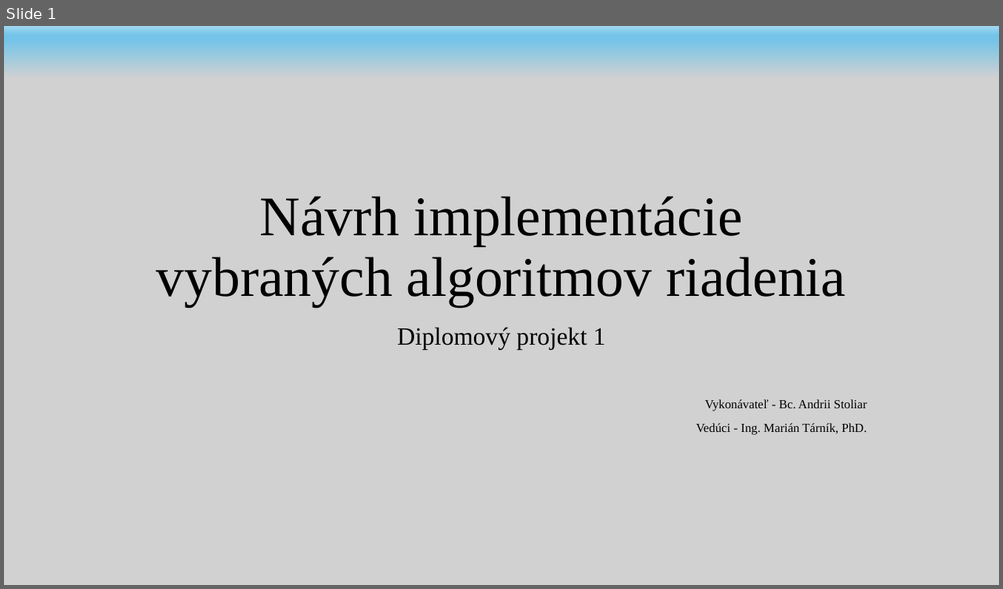
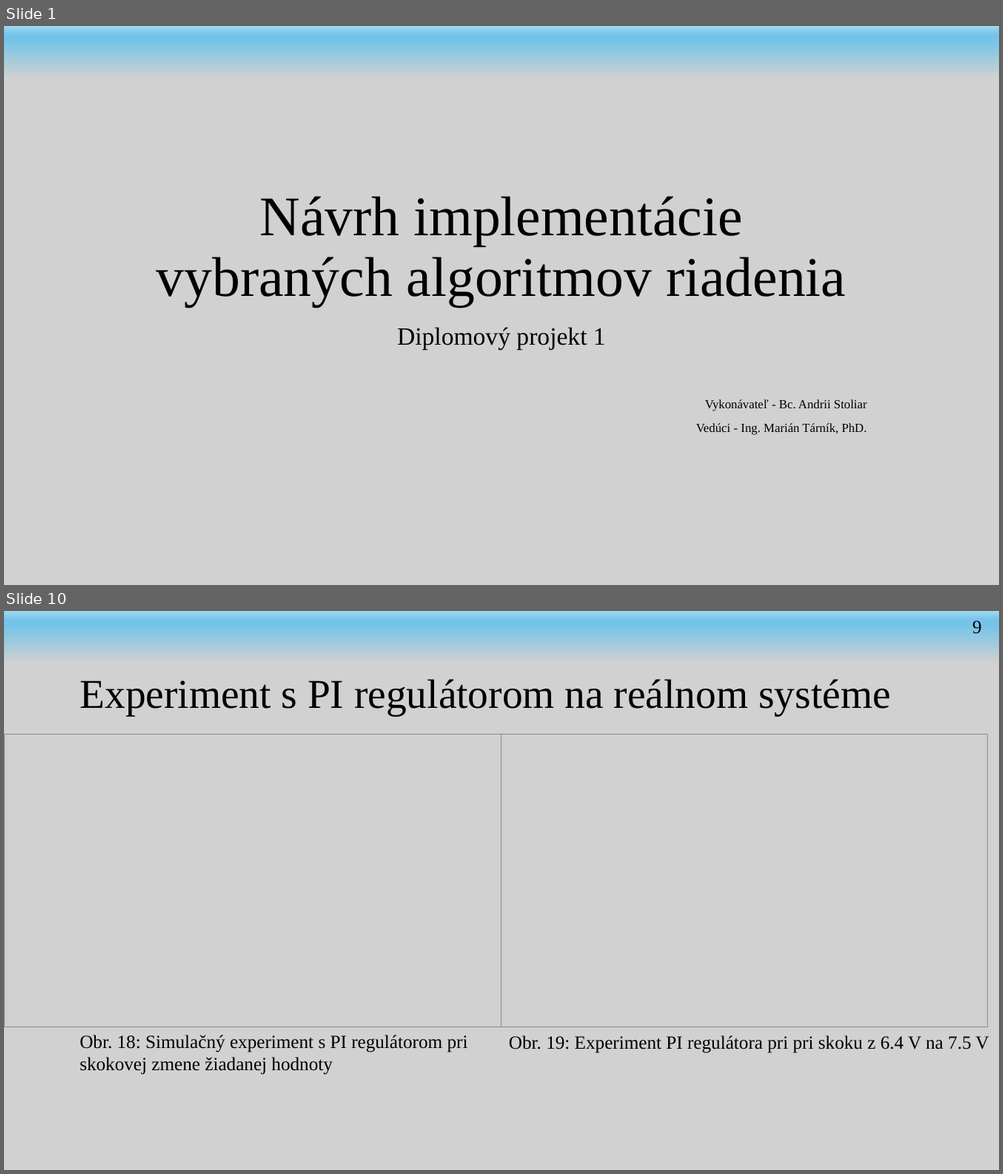
Before and after one commit to andrii-stoliar/DP-Stoliar, a slide deck: Prez/DP1-prez.potx. Shown one above the other, each under a label of ours: slide 1 before the commit, slides 1 and 10 after it; the slides between them are not shown. The pictures are 1003x589 and 1003x1174 pixels, drawn with LibreOffice and Linux fonts; fonts in the diff are those of the drawing; grey boxes stand for pictures; background and template pictures are left out. Boxes give left, top, right and bottom in pixels: in the first picture for what was removed or moved away, otherwise in the second. Text is boxed around its words. In the diff, an @@ line names an element or a change of style, - is before the commit and + after.

```diff
--- a/Prez/DP1-prez.potx
+++ b/Prez/DP1-prez.potx
@@ slide 10 added at (4, 611, 999, 1170), background #D1D1D1; not listed: 1 template element that a slide beside it also shows @@
@@ text added at (972, 621, 982, 634), 18 pt, text #000000 @@
+9
@@ title added at (79, 679, 890, 715), 39.6 pt, text #000000 @@
+Experiment s PI regulátorom na reálnom systéme
@@ picture added at (4, 734, 502, 1028) @@
@@ picture added at (502, 734, 987, 1028) @@
@@ text added at (79, 1035, 468, 1075), 18 pt, text #000000 @@
+Obr. 18: Simulačný experiment s PI regulátorom pri skokovej zmene žiadanej hodnoty
@@ text added at (509, 1036, 988, 1054), 18 pt, text #000000 @@
+Obr. 19: Experiment PI regulátora pri pri skoku z 6.4 V na 7.5 V
```
Also in this commit, not shown: 2 slides changed, 10 other slides added, 1 slide removed, 27 other files.
